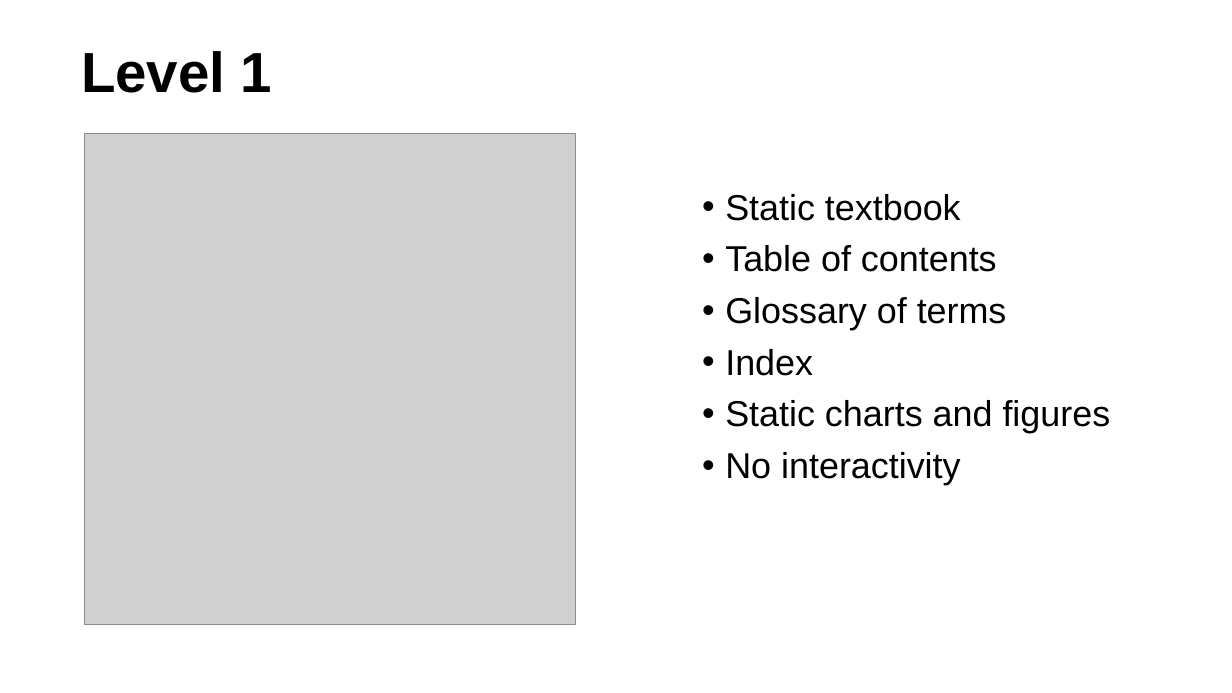
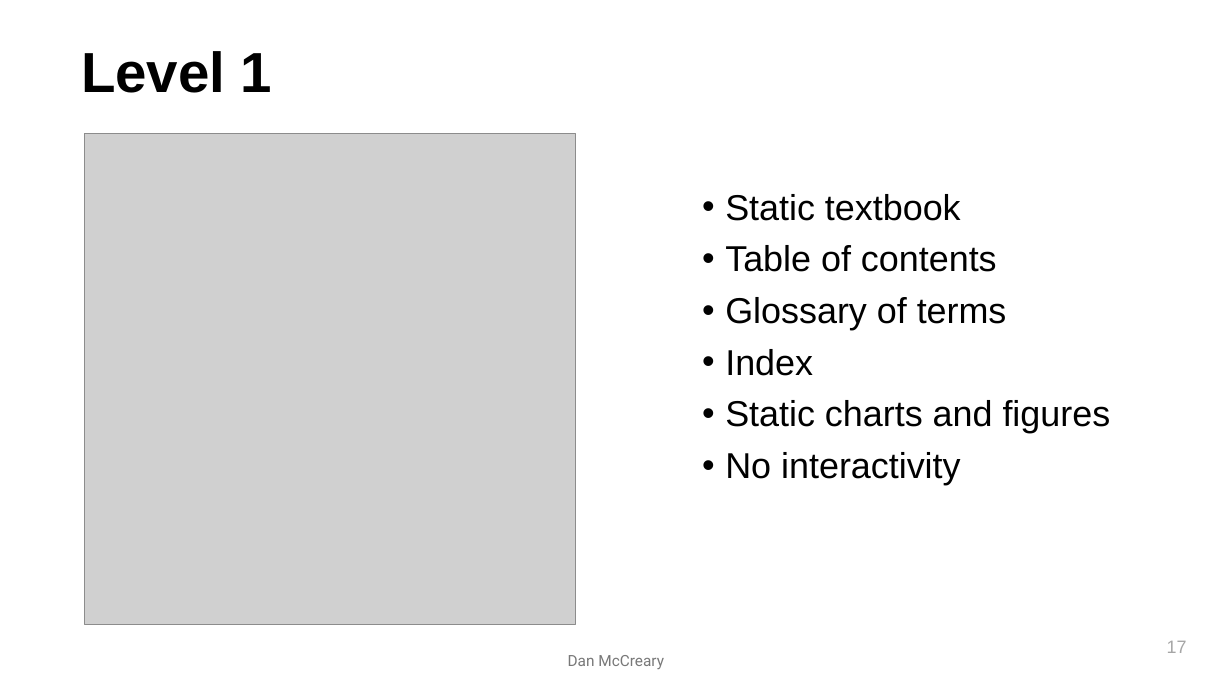
Before and after one commit to dmccreary/intelligent-textbooks, a slide deck: slide 17 of slides/U-of-MN-Senior-Projects-Lecture.pptx (slide 13 before the commit). Drawn at 1232x693 pixels with LibreOffice and Linux fonts; fonts in the diff are those of the drawing; grey boxes stand for pictures. Boxes give left, top, right and bottom in pixels: in the first picture for what was removed or moved away, otherwise in the second. Text is boxed around its words. In the diff, an @@ line names an element or a change of style, - is before the commit and + after.

```diff
--- a/slides/U-of-MN-Senior-Projects-Lecture.pptx
+++ b/slides/U-of-MN-Senior-Projects-Lecture.pptx
@@ text added at [568, 655, 664, 669], 12 pt, text #797979 @@
+Dan McCreary
@@ page number added at [1167, 641, 1187, 653], 14 pt, text #A6A6A6 @@
+17
```
Also in this commit, not shown: 32 other slides changed, 4 slides added.
